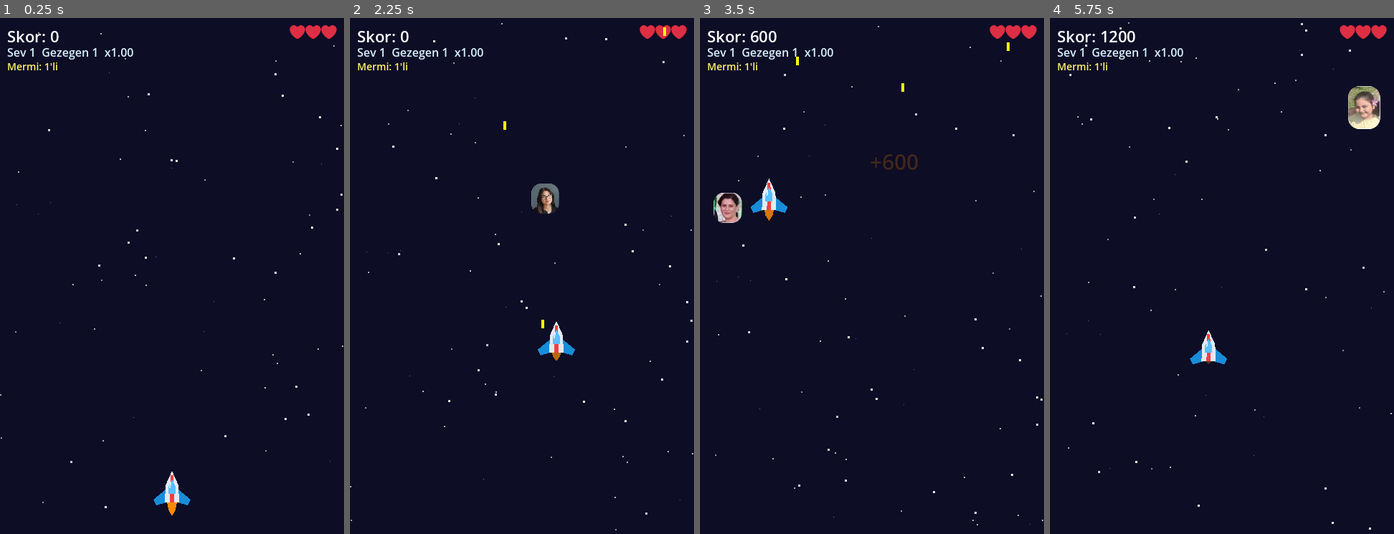
Above: before the commit, frames 1-4 (left to right).
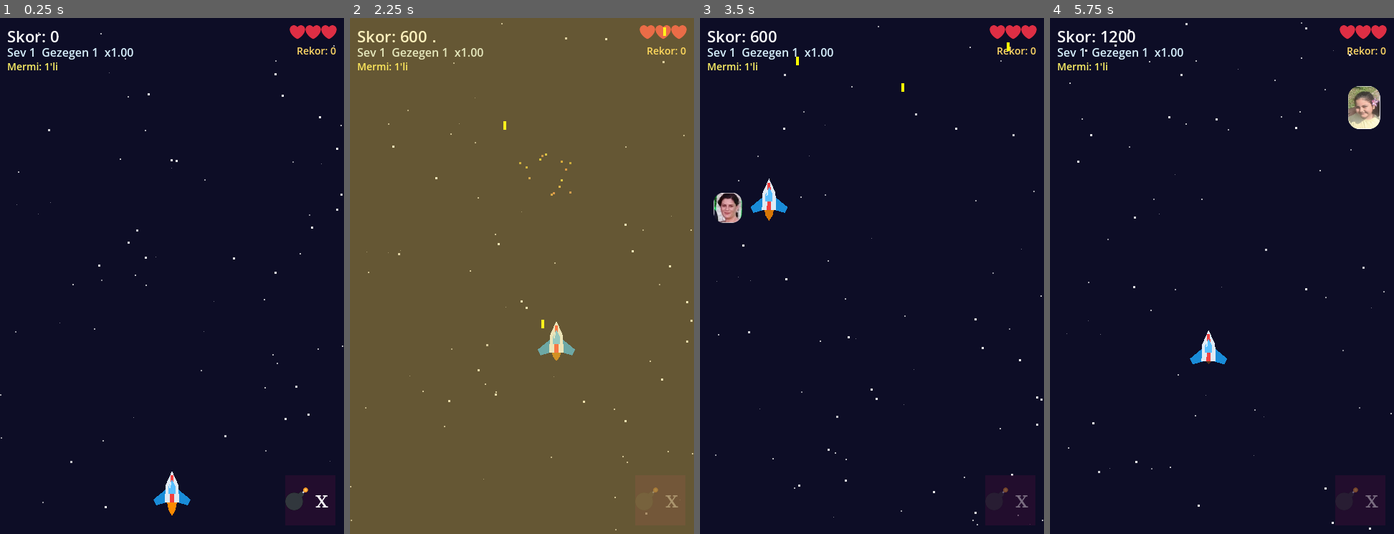
Above: after the commit, the same moments.

Repository: RmznBDY/uzay-atis-oyunu
Game: Godot game, scene res://main.tscn
Same seed, same stepped clock (60 frames per second), same inputs: the game is played once before the commit and once after it.
Inputs (mouse positions are in pixels of both pictures, inside the frame that each line leads up to):
- Up to frame 1 (0.25 s): no input
- Up to frame 2 (2.25 s): tap Enter (ui_accept) at 0.5, 0.77 s; move the mouse to (597, 250) at 0.52 s; hold Right (ui_right) 0.53-1.25 s; tap B at 0.6, 2.1 s; click (597, 250) at 0.67 s; drag from (453, 301) to (504, 379) at 1.27 s; move the mouse to (556, 162) at 2.02 s; hold Right (ui_right) from 2.03 s (still down); click (556, 162) at 2.17 s
- Up to frame 3 (3.5 s): release Right (ui_right) at 2.75 s; drag from (854, 379) to (768, 198) at 2.77 s
- Up to frame 4 (5.75 s): move the mouse to (1325, 353) at 3.52 s; hold Left (ui_left) 3.53-4.25 s; tap B at 3.6, 5.1 s; click (1325, 353) at 3.67 s; tap Enter (ui_accept) at 3.77 s; drag from (1118, 198) to (1170, 147) at 4.27 s; move the mouse to (1239, 276) at 5.02 s; hold Down (ui_down) from 5.03 s (still down); click (1239, 276) at 5.17 s

The runs differ from the first frame. In frame 1, 0.3% of the frame differs, in the area x 82-98%, y 5-96%; in frame 2, 100%, in the area x 0-100%, y 0-100%; in frame 3, 0.4%; in frame 4, 0.4%.

Commit message:
Sesler, bomba, boss, yildiz, kalkan, rekor, hit flash, Adsiz1 ceza
- Ses efektleri (atis, patlama, toplama, hasar, bomba, guc-up)
- Bomba: ekrandaki tum dusmanlari oldur, 2 adet baslangic (B tusu / sag alt buton)
- Boss: her 50.000 puanda, cok vuruslu, oldurunce +1 can
- Yildiz bonusu: 7-14 sn'de bir duser, dokun +100 puan
- Kalkan guc-up: dusmandan dustugunde 5 sn dokunulmaz
- En yuksek skor kayitli, oyun bitince gosterilir
- Adsiz1 vurursan -1 can (dikkat!)
- Vurulunca arka plan beyaz yanip soner 2 sn

Co-Authored-By: Claude Opus 4.7 (1M context) <noreply@anthropic.com>

Diff:
--- a/main.gd
+++ b/main.gd
@@ -38,6 +38,7 @@
 	"Adsız3.png": 2,
 }
 const LIFE_BONUS_PHOTO = "Adsız3.png"
+const LIFE_PENALTY_PHOTO = "Adsız.png"
 const PLAYER_MIN_Y = 220.0
 const PLAYER_MAX_Y = SCREEN_HEIGHT - 30.0
 
@@ -75,6 +76,31 @@
 const ZIGZAG_FREQ = 2.5
 const ENEMY_HIT_RADIUS = 22.0
 const PLAYER_HIT_RADIUS = 25.0
+
+const BOSS_SCORE_INTERVAL = 50000
+const BOSS_HEALTH_BASE = 8
+const BOSS_HEALTH_PER_LEVEL = 3
+const BOSS_SCORE = 2000
+const BOSS_SPEED = 60.0
+const BOSS_RADIUS = 48.0
+
+const BOMB_START_COUNT = 2
+const BOMB_BUTTON_SIZE = 70.0
+const BOMB_BUTTON_MARGIN = 12.0
+
+const STAR_PICKUP_INTERVAL_MIN = 7.0
+const STAR_PICKUP_INTERVAL_MAX = 14.0
+const STAR_PICKUP_SCORE = 100
+const STAR_PICKUP_SPEED = 110.0
+const STAR_PICKUP_RADIUS = 16.0
+
+const SHIELD_DROP_CHANCE = 0.04
+const SHIELD_DURATION = 5.0
+const SHIELD_FALL_SPEED = 95.0
+const SHIELD_PICKUP_RADIUS = 22.0
+
+const HIGH_SCORE_PATH = "user://highscore.dat"
+const SAMPLE_RATE = 22050
 
 var player: Node2D
 var engine_glow: Polygon2D
@@ -106,6 +132,26 @@
 var planet_level: int = -1
 var planet_step: int = -1
 var bullet_count_label: Label = null
+var pickups: Array = []
+var next_boss_score: int = BOSS_SCORE_INTERVAL
+var star_pickup_timer: float = 0.0
+var shield_timer: float = 0.0
+var shield_visual: Polygon2D = null
+var bombs: int = BOMB_START_COUNT
+var bomb_button: Control = null
+var bomb_label: Label = null
+var high_score: int = 0
+var high_score_label: Label = null
+var sfx_shoot: AudioStreamPlayer = null
+var sfx_explode: AudioStreamPlayer = null
+var sfx_pickup: AudioStreamPlayer = null
+var sfx_hit: AudioStreamPlayer = null
+var sfx_bomb: AudioStreamPlayer = null
+var sfx_powerup: AudioStreamPlayer = null
+var bomb_button_rect: Rect2 = Rect2()
+var hit_flash_overlay: ColorRect = null
+var hit_flash_timer: float = 0.0
+const HIT_FLASH_DURATION = 2.0
 
 
 func _ready() -> void:
@@ -157,9 +203,27 @@
 	_update_bullet_count_label()
 	_update_planet()
 
+	high_score = _load_high_score()
+	high_score_label = Label.new()
+	high_score_label.position = Vector2(SCREEN_WIDTH - 130, 36)
+	high_score_label.size = Vector2(120, 20)
+	high_score_label.add_theme_font_size_override("font_size", 14)
+	high_score_label.add_theme_color_override("font_color", Color(1.0, 0.85, 0.4))
+	high_score_label.horizontal_alignment = HORIZONTAL_ALIGNMENT_RIGHT
+	add_child(high_score_label)
+	_update_high_score_label()
+
+	_setup_sounds()
+	_setup_bomb_button()
+	_setup_hit_flash_overlay()
+	star_pickup_timer = randf_range(STAR_PICKUP_INTERVAL_MIN, STAR_PICKUP_INTERVAL_MAX)
+
 
 func _input(event: InputEvent) -> void:
 	if event is InputEventScreenTouch:
+		if event.pressed and bomb_button_rect.has_point(event.position):
+			_activate_bomb()
+			return
 		touch_active = event.pressed
 		if event.pressed:
 			touch_x = event.position.x
@@ -169,6 +233,9 @@
 	elif event is InputEventScreenDrag:
 		touch_x = event.position.x
 		touch_y = event.position.y
+	elif event is InputEventKey and event.pressed and not event.echo:
+		if event.keycode == KEY_B:
+			_activate_bomb()
 
 
 func _process(delta: float) -> void:
@@ -231,6 +298,30 @@
 		if invulnerability_timer <= 0.0:
 			player.modulate.a = 1.0
 
+	if shield_timer > 0.0:
+		shield_timer -= delta
+		if shield_visual:
+			shield_visual.modulate.a = 0.45 + 0.35 * sin(Time.get_ticks_msec() * 0.012)
+		if shield_timer <= 0.0:
+			_remove_shield()
+
+	if hit_flash_timer > 0.0:
+		hit_flash_timer -= delta
+		if hit_flash_overlay:
+			var blink := 0.0
+			if int(hit_flash_timer * 8.0) % 2 == 0:
+				blink = 0.55
+			hit_flash_overlay.color.a = blink
+		if hit_flash_timer <= 0.0 and hit_flash_overlay:
+			hit_flash_overlay.color.a = 0.0
+
+	star_pickup_timer -= delta
+	if star_pickup_timer <= 0.0:
+		_spawn_star_pickup()
+		star_pickup_timer = randf_range(STAR_PICKUP_INTERVAL_MIN, STAR_PICKUP_INTERVAL_MAX)
+
+	_update_pickups(delta)
+
 	if Input.is_action_just_pressed("ui_accept"):
 		_spawn_bullet()
 		autofire_timer = AUTOFIRE_INTERVAL
@@ -281,32 +372,61 @@
 				break
 
 		if enemy_hit:
+			var is_boss: bool = enemy.get_meta("is_boss", false)
+			if is_boss:
+				var hp: int = enemy.get_meta("health", 1) - 1
+				enemy.set_meta("health", hp)
+				_play_sound(sfx_hit)
+				_spawn_explosion(enemy.position, Color(1.0, 0.7, 0.2))
+				_update_boss_health_bar(enemy)
+				if hp > 0:
+					enemy.modulate = Color(1.5, 0.8, 0.8)
+					var flash_tween := create_tween()
+					flash_tween.tween_property(enemy, "modulate", Color(1.0, 0.6, 0.6), 0.15)
+					continue
 			_spawn_explosion(enemy.position, Color(1.0, 0.5, 0.0))
+			_play_sound(sfx_explode)
 			var stored_score: int = enemy.get_meta("score", DEFAULT_ENEMY_SCORE)
 			var is_life_bonus: bool = enemy.get_meta("is_life_bonus", false)
+			var is_life_penalty: bool = enemy.get_meta("is_life_penalty", false)
 			_spawn_score_popup(enemy.position, stored_score)
-			if is_life_bonus:
+			if is_life_bonus or is_boss:
 				lives += 1
 				_update_lives_display()
 				_spawn_life_popup(enemy.position)
+				_play_sound(sfx_powerup)
+			if is_life_penalty:
+				_spawn_life_penalty_popup(enemy.position)
+				_play_sound(sfx_hit)
+				_take_damage()
+				if lives <= 0:
+					enemy.queue_free()
+					enemies.remove_at(i)
+					_trigger_game_over()
+					return
+			if not is_boss and randf() < SHIELD_DROP_CHANCE:
+				_spawn_shield_pickup(enemy.position)
 			enemy.queue_free()
 			enemies.remove_at(i)
 			score += stored_score
 			score_label.text = "Skor: %d" % score
 			_update_bullet_count_label()
 			_update_planet()
+			_check_boss_spawn()
 			continue
 
 		if enemy.position.y > SCREEN_HEIGHT + 20.0:
 			enemy.queue_free()
 			enemies.remove_at(i)
 		elif enemy.position.distance_to(player.position) < (PLAYER_HIT_RADIUS * effective_scale * 0.5 + PLAYER_HIT_RADIUS * 0.5):
-			if invulnerability_timer > 0.0:
+			if invulnerability_timer > 0.0 or shield_timer > 0.0:
 				_spawn_explosion(enemy.position, Color(1.0, 0.5, 0.0))
+				_play_sound(sfx_explode)
 				enemy.queue_free()
 				enemies.remove_at(i)
 				continue
 			_spawn_explosion(player.position, Color(1.0, 0.3, 0.2))
+			_play_sound(sfx_hit)
 			enemy.queue_free()
 			enemies.remove_at(i)
 			_take_damage()
@@ -325,6 +445,7 @@
 		bullet.position = player.position + Vector2(-2 + start_offset + i * BULLET_SPACING, -30)
 		add_child(bullet)
 		bullets.append(bullet)
+	_play_sound(sfx_shoot)
 
 
 func _current_bullet_count() -> int:
@@ -439,6 +560,8 @@
 		enemy.set_meta("photo_texture", tex)
 		if (picked["name"] as String) == LIFE_BONUS_PHOTO:
 			enemy.set_meta("is_life_bonus", true)
+		elif (picked["name"] as String) == LIFE_PENALTY_PHOTO:
+			enemy.set_meta("is_life_penalty", true)
 	else:
 		var alien_kind: int = randi() % 3
 		var alien_visual: Node2D = _make_alien_visual(alien_kind)
@@ -768,6 +891,7 @@
 func _take_damage() -> void:
 	lives -= 1
 	invulnerability_timer = INVULNERABILITY_TIME
+	hit_flash_timer = HIT_FLASH_DURATION
 	_update_lives_display()
 
 
@@ -782,11 +906,21 @@
 
 func _trigger_game_over() -> void:
 	game_over = true
+	var is_new_record: bool = score > high_score
+	if is_new_record:
+		high_score = score
+		_save_high_score(high_score)
 	game_over_label = Label.new()
-	game_over_label.text = "OYUN BITTI\nSkor: %d\n[BOSLUK] ile tekrar dene" % score
+	var record_line := ""
+	if is_new_record:
+		record_line = "\nYENI REKOR! 🏆"
+	else:
+		record_line = "\nRekor: %d" % high_score
+	game_over_label.text = "OYUN BITTI\nSkor: %d%s\n[BOSLUK] ile tekrar dene" % [score, record_line]
+	game_over_label.add_theme_font_override("font", emoji_font)
 	game_over_label.horizontal_alignment = HORIZONTAL_ALIGNMENT_CENTER
-	game_over_label.size = Vector2(SCREEN_WIDTH, 100)
-	game_over_label.position = Vector2(0, SCREEN_HEIGHT / 2.0 - 50)
+	game_over_label.size = Vector2(SCREEN_WIDTH, 140)
+	game_over_label.position = Vector2(0, SCREEN_HEIGHT / 2.0 - 70)
 	game_over_label.add_theme_font_size_override("font_size", 26)
 	add_child(game_over_label)
 
@@ -888,3 +1022,399 @@
 		var a: float = i * TAU / segments
 		verts.append(Vector2(cos(a) * rx, sin(a) * ry))
 	return verts
+
+
+func _setup_hit_flash_overlay() -> void:
+	hit_flash_overlay = ColorRect.new()
+	hit_flash_overlay.color = Color(1.0, 1.0, 1.0, 0.0)
+	hit_flash_overlay.size = Vector2(SCREEN_WIDTH, SCREEN_HEIGHT)
+	hit_flash_overlay.position = Vector2.ZERO
+	hit_flash_overlay.mouse_filter = Control.MOUSE_FILTER_IGNORE
+	hit_flash_overlay.z_index = 50
+	add_child(hit_flash_overlay)
+
+
+func _setup_sounds() -> void:
+	sfx_shoot = _make_sound_player(_make_beep_stream(820.0, 0.06, 0.18, true))
+	sfx_explode = _make_sound_player(_make_noise_stream(0.28, 0.35))
+	sfx_pickup = _make_sound_player(_make_beep_stream(660.0, 0.18, 0.25, false, 1320.0))
+	sfx_hit = _make_sound_player(_make_beep_stream(180.0, 0.18, 0.32, false, 80.0))
+	sfx_bomb = _make_sound_player(_make_noise_stream(0.7, 0.5))
+	sfx_powerup = _make_sound_player(_make_beep_stream(440.0, 0.32, 0.28, false, 1760.0))
+
+
+func _make_sound_player(stream: AudioStream) -> AudioStreamPlayer:
+	var p := AudioStreamPlayer.new()
+	p.stream = stream
+	add_child(p)
+	return p
+
+
+func _play_sound(player: AudioStreamPlayer) -> void:
+	if player == null:
+		return
+	player.stop()
+	player.play()
+
+
+func _make_beep_stream(start_freq: float, duration: float, volume: float, descending: bool = false, end_freq: float = 0.0) -> AudioStreamWAV:
+	var samples: int = int(SAMPLE_RATE * duration)
+	var data := PackedByteArray()
+	data.resize(samples * 2)
+	var freq_end: float = end_freq if end_freq > 0.0 else start_freq
+	for i in range(samples):
+		var t: float = i / float(SAMPLE_RATE)
+		var progress: float = i / float(samples)
+		var envelope: float = 1.0 - progress
+		envelope = envelope * envelope
+		var freq: float = lerp(start_freq, freq_end, progress)
+		if descending:
+			freq = lerp(start_freq, start_freq * 0.5, progress)
+		var sample: float = sin(t * freq * TAU) * envelope * volume
+		var int_sample: int = clampi(int(sample * 32767.0), -32768, 32767)
+		data[i * 2] = int_sample & 0xFF
+		data[i * 2 + 1] = (int_sample >> 8) & 0xFF
+	var stream := AudioStreamWAV.new()
+	stream.format = AudioStreamWAV.FORMAT_16_BITS
+	stream.mix_rate = SAMPLE_RATE
+	stream.stereo = false
+	stream.data = data
+	return stream
+
+
+func _make_noise_stream(duration: float, volume: float) -> AudioStreamWAV:
+	var samples: int = int(SAMPLE_RATE * duration)
+	var data := PackedByteArray()
+	data.resize(samples * 2)
+	for i in range(samples):
+		var progress: float = i / float(samples)
+		var envelope: float = (1.0 - progress)
+		envelope = envelope * envelope * envelope
+		var sample: float = (randf() * 2.0 - 1.0) * envelope * volume
+		var int_sample: int = clampi(int(sample * 32767.0), -32768, 32767)
+		data[i * 2] = int_sample & 0xFF
+		data[i * 2 + 1] = (int_sample >> 8) & 0xFF
+	var stream := AudioStreamWAV.new()
+	stream.format = AudioStreamWAV.FORMAT_16_BITS
+	stream.mix_rate = SAMPLE_RATE
+	stream.stereo = false
+	stream.data = data
+	return stream
+
+
+func _load_high_score() -> int:
+	if not FileAccess.file_exists(HIGH_SCORE_PATH):
+		return 0
+	var f := FileAccess.open(HIGH_SCORE_PATH, FileAccess.READ)
+	if f == null:
+		return 0
+	var v := f.get_32()
+	f.close()
+	return v
+
+
+func _save_high_score(value: int) -> void:
+	var f := FileAccess.open(HIGH_SCORE_PATH, FileAccess.WRITE)
+	if f == null:
+		return
+	f.store_32(value)
+	f.close()
+
+
+func _update_high_score_label() -> void:
+	if high_score_label == null:
+		return
+	high_score_label.text = "Rekor: %d" % high_score
+
+
+func _setup_bomb_button() -> void:
+	var pos := Vector2(SCREEN_WIDTH - BOMB_BUTTON_SIZE - BOMB_BUTTON_MARGIN,
+		SCREEN_HEIGHT - BOMB_BUTTON_SIZE - BOMB_BUTTON_MARGIN)
+	bomb_button_rect = Rect2(pos, Vector2(BOMB_BUTTON_SIZE, BOMB_BUTTON_SIZE))
+
+	bomb_button = Control.new()
+	bomb_button.position = pos
+	bomb_button.size = Vector2(BOMB_BUTTON_SIZE, BOMB_BUTTON_SIZE)
+	bomb_button.mouse_filter = Control.MOUSE_FILTER_IGNORE
+	bomb_button.z_index = 40
+	add_child(bomb_button)
+
+	var bg := ColorRect.new()
+	bg.color = Color(0.2, 0.05, 0.2, 0.55)
+	bg.size = Vector2(BOMB_BUTTON_SIZE, BOMB_BUTTON_SIZE)
+	bomb_button.add_child(bg)
+
+	bomb_label = Label.new()
+	bomb_label.add_theme_font_override("font", emoji_font)
+	bomb_label.add_theme_font_size_override("font_size", 32)
+	bomb_label.add_theme_color_override("font_color", Color.WHITE)
+	bomb_label.size = Vector2(BOMB_BUTTON_SIZE, BOMB_BUTTON_SIZE)
+	bomb_label.horizontal_alignment = HORIZONTAL_ALIGNMENT_CENTER
+	bomb_label.vertical_alignment = VERTICAL_ALIGNMENT_CENTER
+	bomb_button.add_child(bomb_label)
+	_update_bomb_label()
+
+
+func _update_bomb_label() -> void:
+	if bomb_label == null:
+		return
+	bomb_label.text = "💣 x%d" % bombs
+	if bombs <= 0:
+		bomb_label.modulate.a = 0.4
+	else:
+		bomb_label.modulate.a = 1.0
+
+
+func _activate_bomb() -> void:
+	if game_over or bombs <= 0:
+		return
+	bombs -= 1
+	_update_bomb_label()
+	_play_sound(sfx_bomb)
+	hit_flash_overlay.color = Color(1.0, 0.85, 0.3, 0.5)
+	var tween := create_tween()
+	tween.tween_property(hit_flash_overlay, "color:a", 0.0, 0.5)
+
+	var killed: int = 0
+	for i in range(enemies.size() - 1, -1, -1):
+		var enemy: Node2D = enemies[i]
+		_spawn_explosion(enemy.position, Color(1.0, 0.7, 0.2))
+		var s: int = enemy.get_meta("score", DEFAULT_ENEMY_SCORE)
+		score += s
+		killed += 1
+		enemy.queue_free()
+		enemies.remove_at(i)
+	if killed > 0:
+		score_label.text = "Skor: %d" % score
+		_update_bullet_count_label()
+		_update_planet()
+		_check_boss_spawn()
+
+
+func _spawn_star_pickup() -> void:
+	var pickup := Node2D.new()
+	pickup.position = Vector2(randf_range(30.0, SCREEN_WIDTH - 30.0), -20.0)
+	pickup.set_meta("kind", "star")
+	pickup.set_meta("speed", STAR_PICKUP_SPEED)
+	pickup.set_meta("radius", STAR_PICKUP_RADIUS)
+
+	var star := Polygon2D.new()
+	star.polygon = _make_star_polygon(14.0, 6.0, 5)
+	star.color = Color(1.0, 0.9, 0.3)
+	pickup.add_child(star)
+
+	var inner := Polygon2D.new()
+	inner.polygon = _make_star_polygon(8.0, 3.0, 5)
+	inner.color = Color(1.0, 1.0, 0.7)
+	pickup.add_child(inner)
+
+	add_child(pickup)
+	pickups.append(pickup)
+
+
+func _spawn_shield_pickup(pos: Vector2) -> void:
+	var pickup := Node2D.new()
+	pickup.position = pos
+	pickup.set_meta("kind", "shield")
+	pickup.set_meta("speed", SHIELD_FALL_SPEED)
+	pickup.set_meta("radius", SHIELD_PICKUP_RADIUS)
+
+	var ring := Polygon2D.new()
+	ring.polygon = _make_circle_polygon(18.0, 24)
+	ring.color = Color(0.3, 0.8, 1.0, 0.85)
+	pickup.add_child(ring)
+
+	var inner := Polygon2D.new()
+	inner.polygon = _make_circle_polygon(12.0, 20)
+	inner.color = Color(0.15, 0.45, 0.8, 0.9)
+	pickup.add_child(inner)
+
+	var letter := Label.new()
+	letter.text = "S"
+	letter.add_theme_font_size_override("font_size", 18)
+	letter.add_theme_color_override("font_color", Color.WHITE)
+	letter.size = Vector2(20, 22)
+	letter.position = Vector2(-10, -11)
+	letter.horizontal_alignment = HORIZONTAL_ALIGNMENT_CENTER
+	letter.vertical_alignment = VERTICAL_ALIGNMENT_CENTER
+	pickup.add_child(letter)
+
+	add_child(pickup)
+	pickups.append(pickup)
+
+
+func _update_pickups(delta: float) -> void:
+	for i in range(pickups.size() - 1, -1, -1):
+		var pickup: Node2D = pickups[i]
+		var speed: float = pickup.get_meta("speed", 80.0)
+		pickup.position.y += speed * delta
+		pickup.rotation += delta * 2.0
+
+		var radius: float = pickup.get_meta("radius", 16.0)
+		if pickup.position.distance_to(player.position) < radius + PLAYER_HIT_RADIUS * 0.6:
+			var kind: String = pickup.get_meta("kind", "")
+			if kind == "star":
+				score += STAR_PICKUP_SCORE
+				score_label.text = "Skor: %d" % score
+				_spawn_score_popup(pickup.position, STAR_PICKUP_SCORE)
+				_play_sound(sfx_pickup)
+				_update_bullet_count_label()
+				_update_planet()
+				_check_boss_spawn()
+			elif kind == "shield":
+				_apply_shield()
+				_play_sound(sfx_powerup)
+			pickup.queue_free()
+			pickups.remove_at(i)
+			continue
+		if pickup.position.y > SCREEN_HEIGHT + 30.0:
+			pickup.queue_free()
+			pickups.remove_at(i)
+
+
+func _apply_shield() -> void:
+	shield_timer = SHIELD_DURATION
+	if shield_visual == null:
+		shield_visual = Polygon2D.new()
+		shield_visual.polygon = _make_circle_polygon(38.0, 28)
+		shield_visual.color = Color(0.4, 0.85, 1.0, 0.5)
+		player.add_child(shield_visual)
+	shield_visual.visible = true
+
+
+func _remove_shield() -> void:
+	shield_timer = 0.0
+	if shield_visual:
+		shield_visual.visible = false
+
+
+func _make_star_polygon(outer: float, inner: float, points: int) -> PackedVector2Array:
+	var verts := PackedVector2Array()
+	var step: float = TAU / (points * 2)
+	for i in range(points * 2):
+		var r: float = outer if i % 2 == 0 else inner
+		var a: float = -PI / 2.0 + i * step
+		verts.append(Vector2(cos(a) * r, sin(a) * r))
+	return verts
+
+
+func _check_boss_spawn() -> void:
+	while score >= next_boss_score:
+		_spawn_boss()
+		next_boss_score += BOSS_SCORE_INTERVAL
+
+
+func _spawn_boss() -> void:
+	var boss := Node2D.new()
+	var max_hp: int = BOSS_HEALTH_BASE + (next_boss_score / BOSS_SCORE_INTERVAL - 1) * BOSS_HEALTH_PER_LEVEL
+	boss.set_meta("is_boss", true)
+	boss.set_meta("health", max_hp)
+	boss.set_meta("max_health", max_hp)
+	boss.set_meta("score", BOSS_SCORE)
+	boss.set_meta("base_speed", BOSS_SPEED)
+	boss.set_meta("size_factor", 1.0)
+	boss.set_meta("enemy_type", "boss")
+	boss.set_meta("is_life_bonus", false)
+	boss.set_meta("is_life_penalty", false)
+
+	var body := Polygon2D.new()
+	body.polygon = PackedVector2Array([
+		Vector2(-BOSS_RADIUS, 8),
+		Vector2(-BOSS_RADIUS * 0.65, -BOSS_RADIUS * 0.6),
+		Vector2(BOSS_RADIUS * 0.65, -BOSS_RADIUS * 0.6),
+		Vector2(BOSS_RADIUS, 8),
+		Vector2(BOSS_RADIUS * 0.7, BOSS_RADIUS * 0.55),
+		Vector2(-BOSS_RADIUS * 0.7, BOSS_RADIUS * 0.55),
+	])
+	body.color = Color(0.55, 0.1, 0.25)
+	boss.add_child(body)
+
+	var cockpit := Polygon2D.new()
+	cockpit.polygon = _make_circle_polygon(BOSS_RADIUS * 0.35, 24)
+	cockpit.position = Vector2(0, -8)
+	cockpit.color = Color(1.0, 0.85, 0.3)
+	boss.add_child(cockpit)
+
+	var pupil := Polygon2D.new()
+	pupil.polygon = _make_circle_polygon(BOSS_RADIUS * 0.15, 16)
+	pupil.position = Vector2(0, -8)
+	pupil.color = Color.BLACK
+	boss.add_child(pupil)
+
+	for sx in [-1, 1]:
+		var fin := Polygon2D.new()
+		fin.polygon = PackedVector2Array([
+			Vector2(sx * BOSS_RADIUS, 8),
+			Vector2(sx * (BOSS_RADIUS + 14), BOSS_RADIUS * 0.4),
+			Vector2(sx * BOSS_RADIUS * 0.75, BOSS_RADIUS * 0.55),
+		])
+		fin.color = Color(0.35, 0.05, 0.15)
+		boss.add_child(fin)
+
+	var bar_bg := ColorRect.new()
+	bar_bg.size = Vector2(BOSS_RADIUS * 2.0, 6)
+	bar_bg.position = Vector2(-BOSS_RADIUS, -BOSS_RADIUS - 18)
+	bar_bg.color = Color(0.1, 0.1, 0.1, 0.7)
+	boss.add_child(bar_bg)
+
+	var bar_fill := ColorRect.new()
+	bar_fill.size = Vector2(BOSS_RADIUS * 2.0, 6)
+	bar_fill.position = Vector2(-BOSS_RADIUS, -BOSS_RADIUS - 18)
+	bar_fill.color = Color(0.95, 0.25, 0.3)
+	boss.add_child(bar_fill)
+	boss.set_meta("health_bar", bar_fill)
+	boss.set_meta("health_bar_width", BOSS_RADIUS * 2.0)
+
+	boss.position = Vector2(randf_range(BOSS_RADIUS + 10, SCREEN_WIDTH - BOSS_RADIUS - 10), -BOSS_RADIUS)
+	add_child(boss)
+	enemies.append(boss)
+
+	_spawn_boss_warning()
+
+
+func _update_boss_health_bar(boss: Node2D) -> void:
+	var bar = boss.get_meta("health_bar", null)
+	if bar == null:
+		return
+	var hp: int = boss.get_meta("health", 1)
+	var max_hp: int = boss.get_meta("max_health", 1)
+	var w: float = boss.get_meta("health_bar_width", 60.0)
+	var ratio: float = clamp(float(hp) / float(max_hp), 0.0, 1.0)
+	(bar as ColorRect).size.x = w * ratio
+
+
+func _spawn_boss_warning() -> void:
+	var label := Label.new()
+	label.text = "⚠ BOSS GELDI! ⚠"
+	label.add_theme_font_override("font", emoji_font)
+	label.add_theme_font_size_override("font_size", 28)
+	label.add_theme_color_override("font_color", Color(1.0, 0.4, 0.4))
+	label.add_theme_constant_override("outline_size", 5)
+	label.add_theme_color_override("font_outline_color", Color.BLACK)
+	label.size = Vector2(SCREEN_WIDTH, 50)
+	label.horizontal_alignment = HORIZONTAL_ALIGNMENT_CENTER
+	label.position = Vector2(0, SCREEN_HEIGHT / 2.0 - 25)
+	label.z_index = 30
+	add_child(label)
+	var tween := create_tween()
+	tween.tween_property(label, "modulate:a", 0.0, 1.8).set_delay(0.6)
+	tween.tween_callback(label.queue_free)
+
+
+func _spawn_life_penalty_popup(pos: Vector2) -> void:
+	var popup := Label.new()
+	popup.text = "-1 CAN!"
+	popup.add_theme_font_size_override("font_size", 26)
+	popup.add_theme_color_override("font_color", Color(1.0, 0.3, 0.3))
+	popup.add_theme_constant_override("outline_size", 4)
+	popup.add_theme_color_override("font_outline_color", Color.BLACK)
+	popup.size = Vector2(140, 32)
+	popup.horizontal_alignment = HORIZONTAL_ALIGNMENT_CENTER
+	popup.position = pos - Vector2(70, 80)
+	add_child(popup)
+
+	var tween := create_tween()
+	tween.set_parallel(true)
+	tween.tween_property(popup, "position:y", popup.position.y - 90.0, 1.4)
+	tween.tween_property(popup, "modulate:a", 0.0, 1.4).set_delay(0.5)
+	tween.chain().tween_callback(popup.queue_free)
Not shown, changed: docs/index.pck
